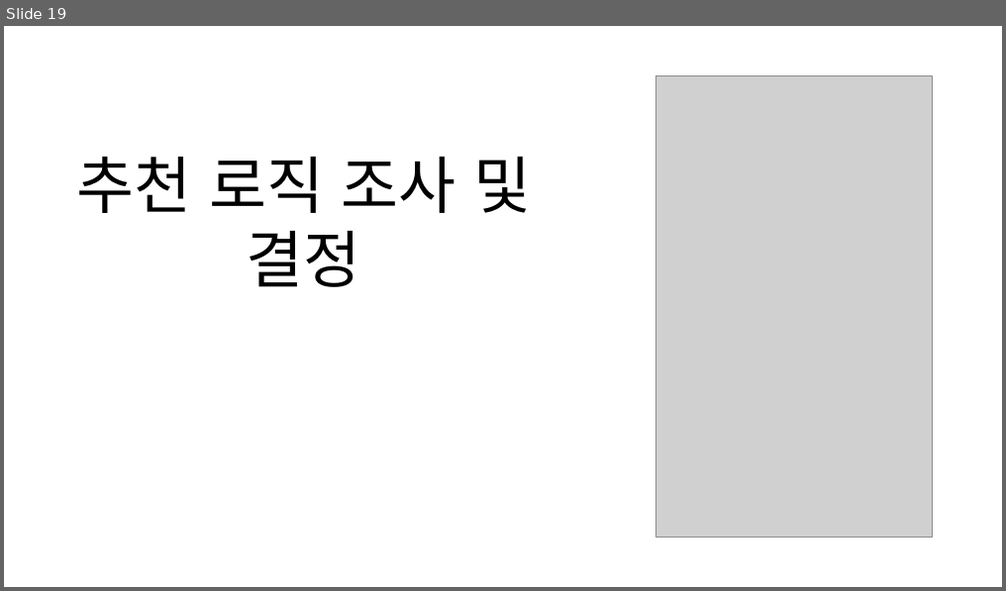
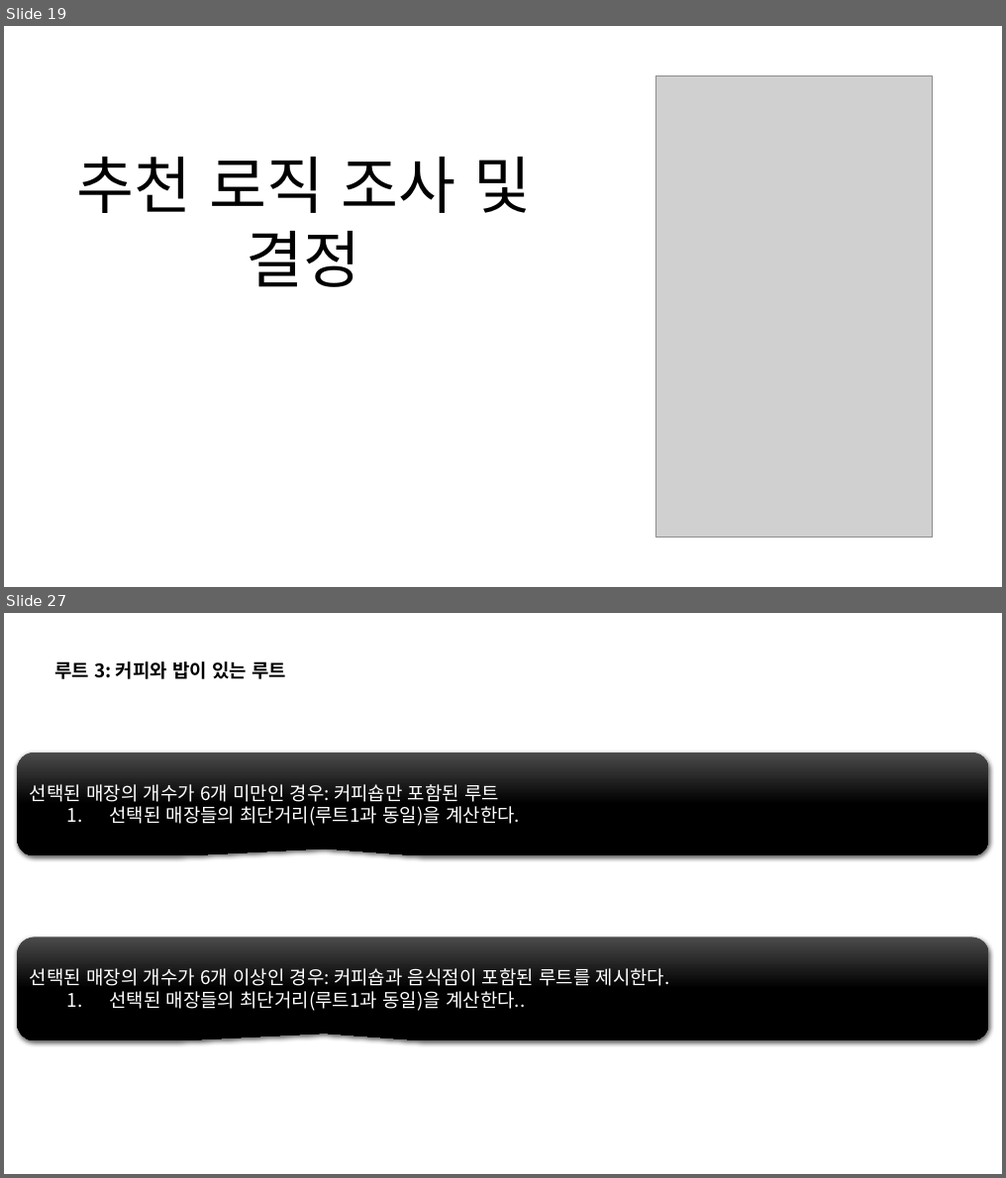
Before and after one commit to majung2/pumasi, a slide deck: 5조_SAD1.0.pptx. Shown one above the other, each under a label of ours: slide 19 before the commit, slides 19 and 27 after it; the slides between them are not shown. The pictures are 1006x591 and 1006x1178 pixels, drawn with LibreOffice and Linux fonts; fonts in the diff are those of the drawing; grey boxes stand for pictures. Boxes give left, top, right and bottom in pixels: in the first picture for what was removed or moved away, otherwise in the second. Text is boxed around its words. In the diff, an @@ line names an element or a change of style, - is before the commit and + after.

```diff
--- a/5조_SAD1.0.pptx
+++ b/5조_SAD1.0.pptx
@@ slide 27 added at [4, 613, 1002, 1174], background #FFFFFF @@
@@ text added at [54, 662, 286, 679], 18 pt, text #000000, bold @@
+루트 3: 커피와 밥이 있는 루트
@@ rounded speech box added at [18, 753, 989, 857], fill gradient #4B4B4B to #000000, 18 pt, text #FFFFFF @@
+선택된 매장의 개수가 6개 미만인 경우: 커피숍만 포함된 루트
+  1. 선택된 매장들의 최단거리(루트1과 동일)을 계산한다.
@@ rounded speech box added at [18, 937, 989, 1042], fill gradient #4B4B4B to #000000, 18 pt, text #FFFFFF @@
+선택된 매장의 개수가 6개 이상인 경우: 커피숍과 음식점이 포함된 루트를 제시한다.
+  1. 선택된 매장들의 최단거리(루트1과 동일)을 계산한다..
```
Also in this commit, not shown: 10 slides changed, 4 other slides added, 3 slides removed.
